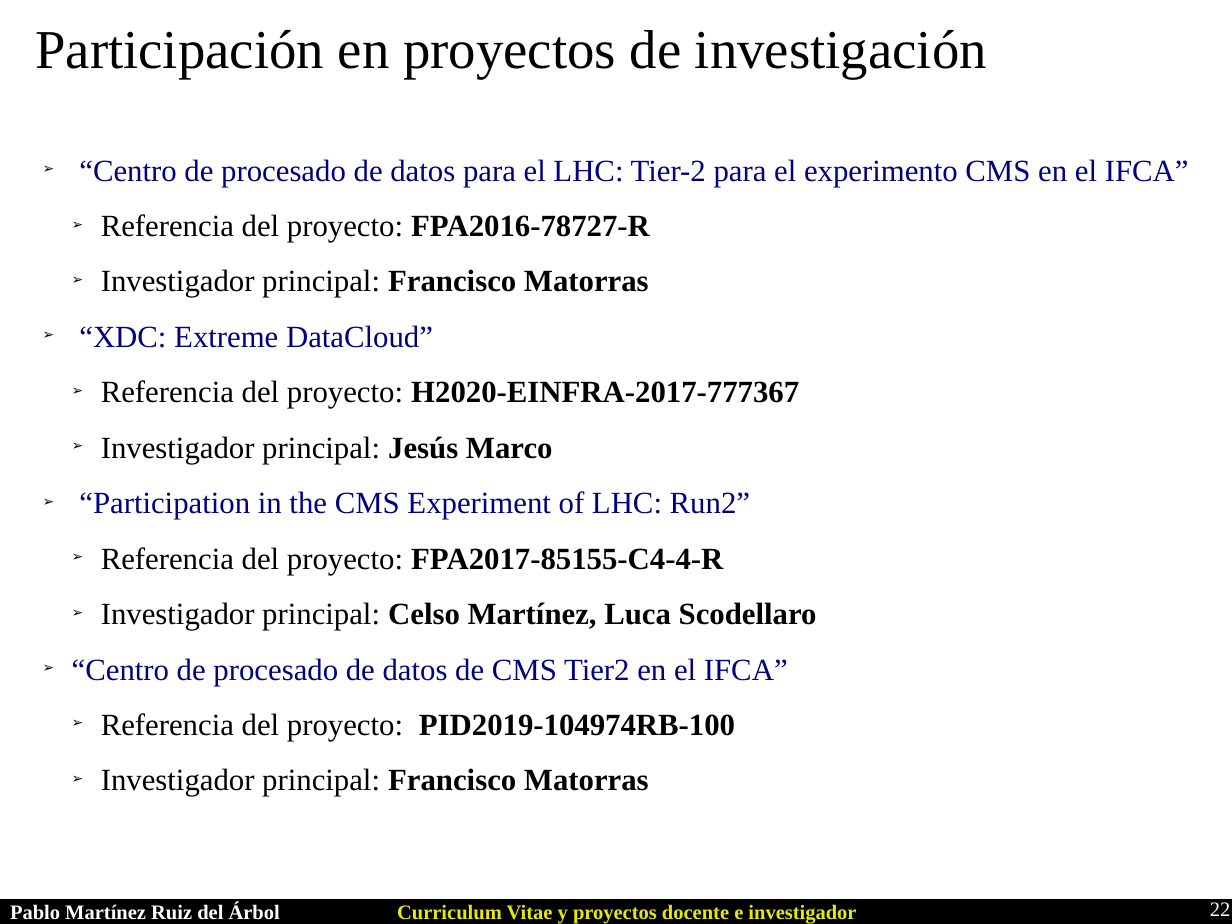
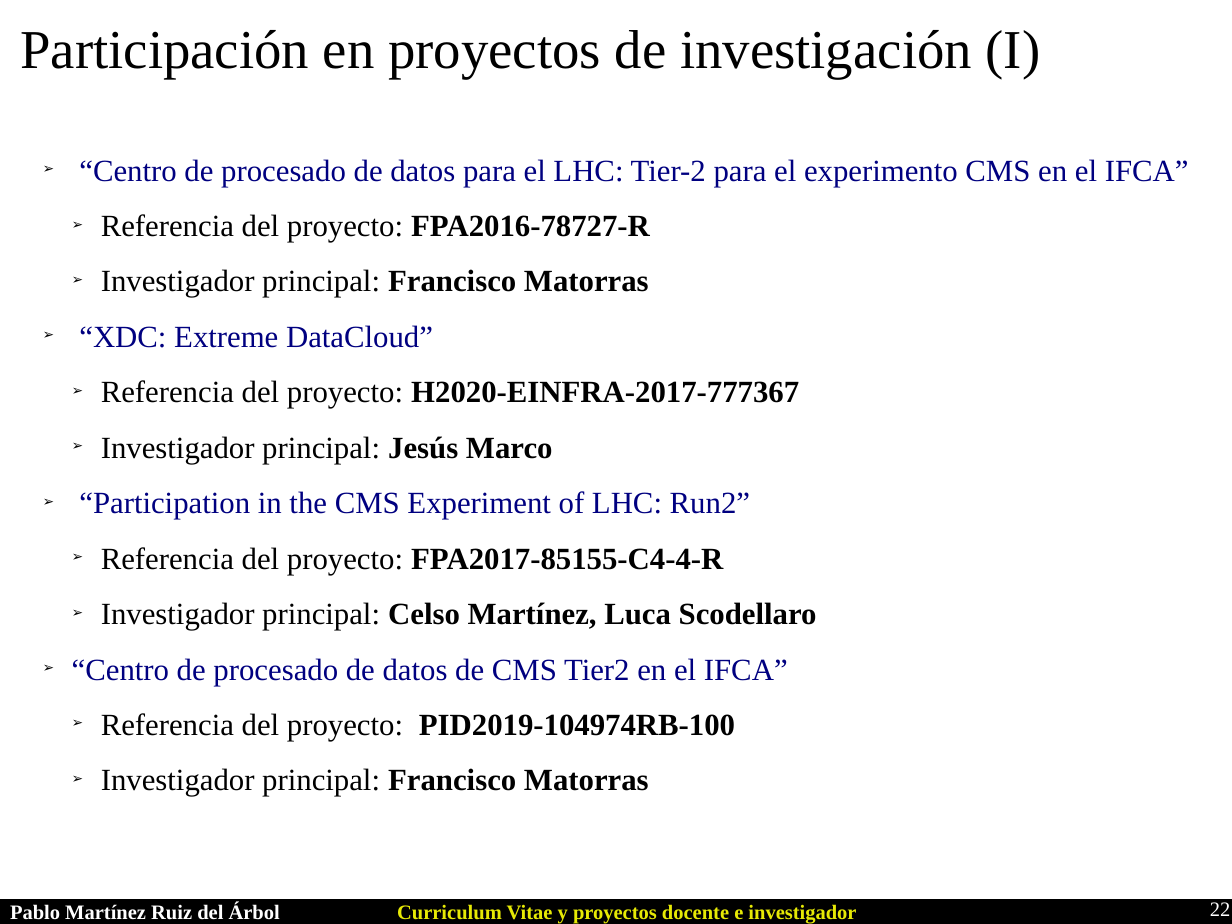
Before and after one commit to parbol/Plaza, a slide deck: slide 22 of Presentacion/Presentacion.odp. Drawn at 1232x924 pixels with LibreOffice and Linux fonts; fonts in the diff are those of the drawing. Boxes give left, top, right and bottom in pixels: in the first picture for what was removed or moved away, otherwise in the second. Text is boxed around its words. In the diff, an @@ line names an element or a change of style, - is before the commit and + after.

```diff
--- a/Presentacion/Presentacion.odp
+++ b/Presentacion/Presentacion.odp
@@ text at bbox=[20, 30, 1041, 78]: text changed @@
-Participación en proyectos de investigación
+Participación en proyectos de investigación (I)
```
Also in this commit, not shown: 7 other slides changed, 11 slides added, 9 other files.
